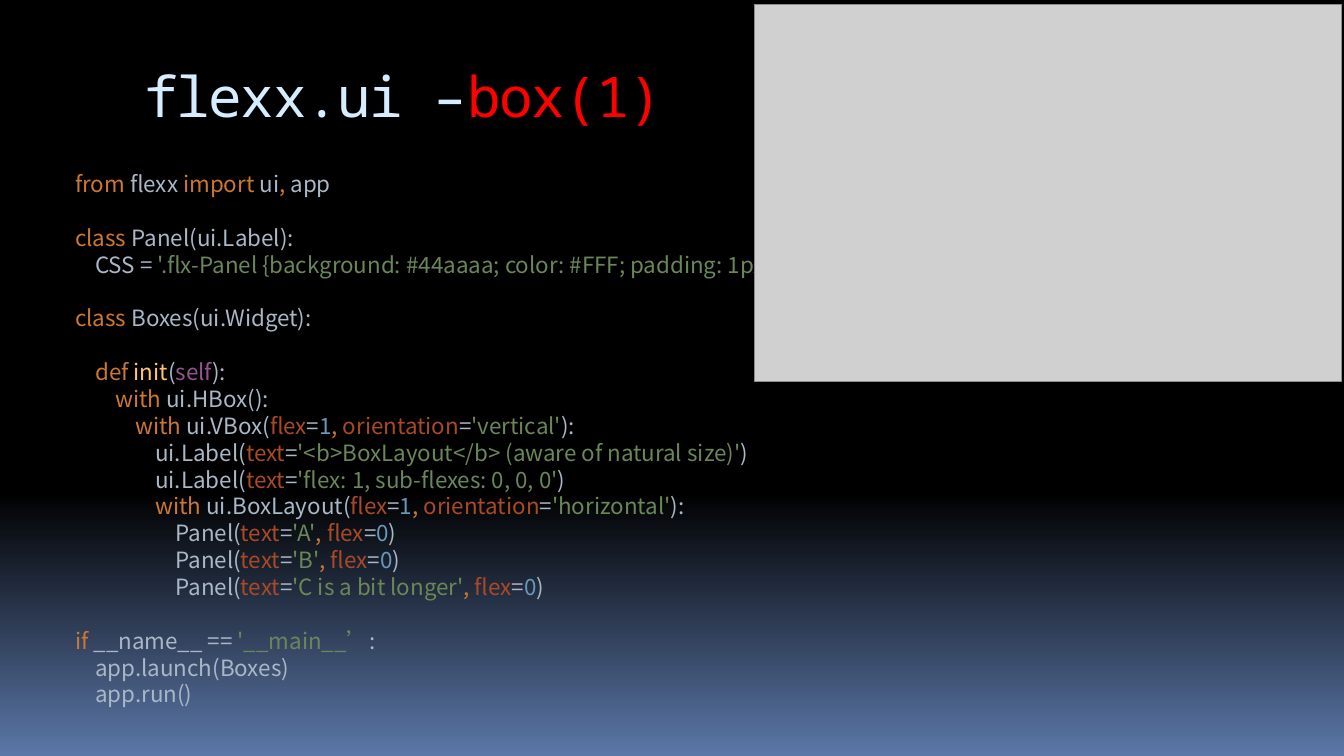
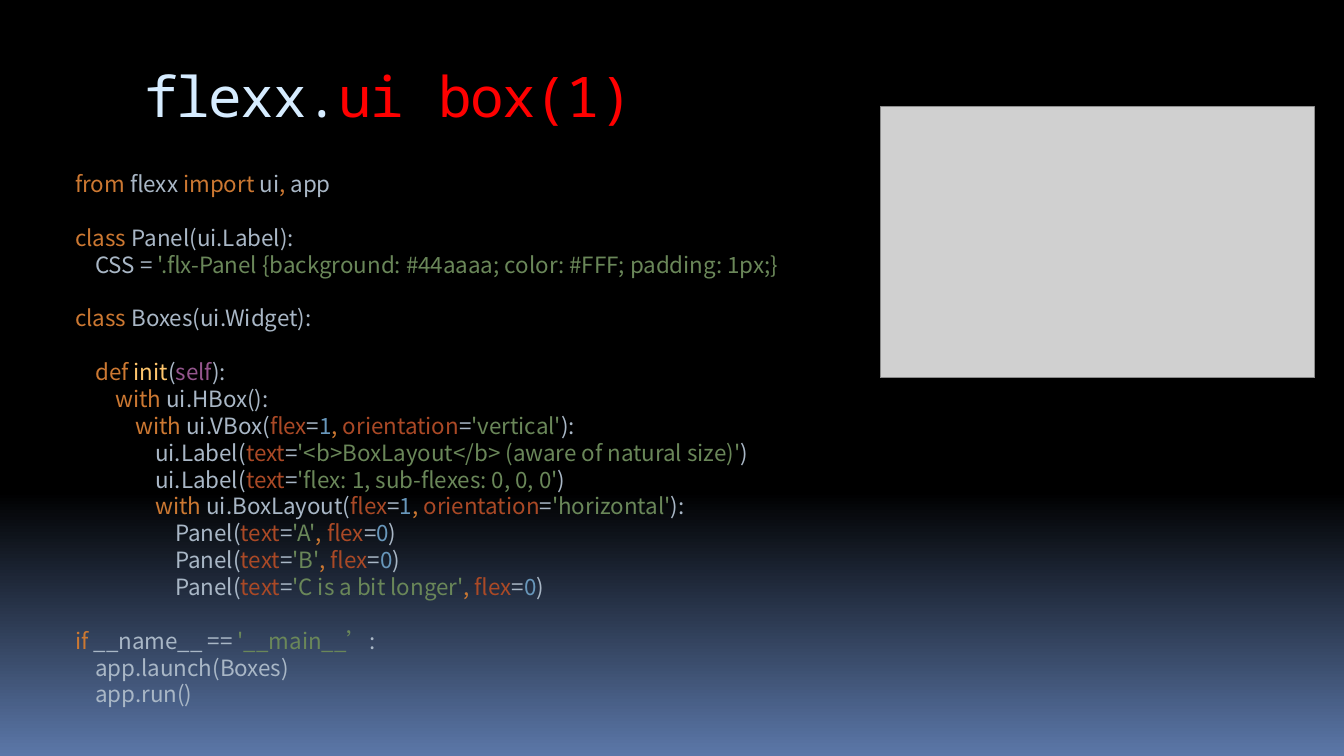
Before and after one commit to 260936767/UpdateServer, a slide deck: slide 50 of flexx_study/report for python&flexx.pptx (slide 42 before the commit). Drawn at 1344x756 pixels with LibreOffice and Linux fonts; fonts in the diff are those of the drawing; grey boxes stand for pictures. Boxes give left, top, right and bottom in pixels: in the first picture for what was removed or moved away, otherwise in the second. Text is boxed around its words. In the diff, an @@ line names an element or a change of style, - is before the commit and + after.

```diff
--- a/flexx_study/report for python&flexx.pptx
+++ b/flexx_study/report for python&flexx.pptx
@@ title at bbox=[144, 74, 633, 126]: text changed; text colour #D6ECFF to #FF0000 @@
-flexx.ui –box(1)
+flexx.ui box(1)
@@ picture: place and size @@
-picture at bbox=[754, 5, 1341, 382]
+picture at bbox=[880, 107, 1315, 378]
@@ text at bbox=[75, 174, 778, 278]: text changed @@
-from flexx import ui, app
-class Panel(ui.Label):
-CSS = '.flx-Panel {background: #44aaaa; color: #FFF; padding: 1px;}‘
+from flexx import ui, app
+class Panel(ui.Label):
+CSS = '.flx-Panel {background: #44aaaa; color: #FFF; padding: 1px;}
```
Also in this commit, not shown: 41 other slides changed, 13 slides added, 9 slides removed.
